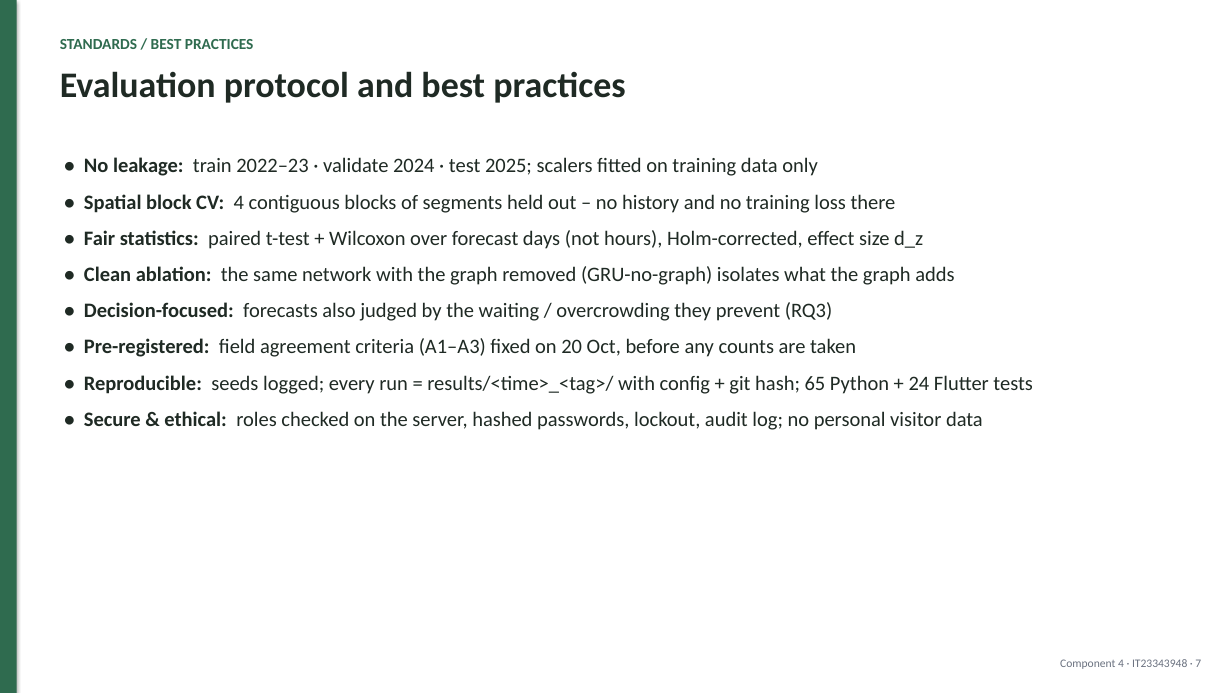
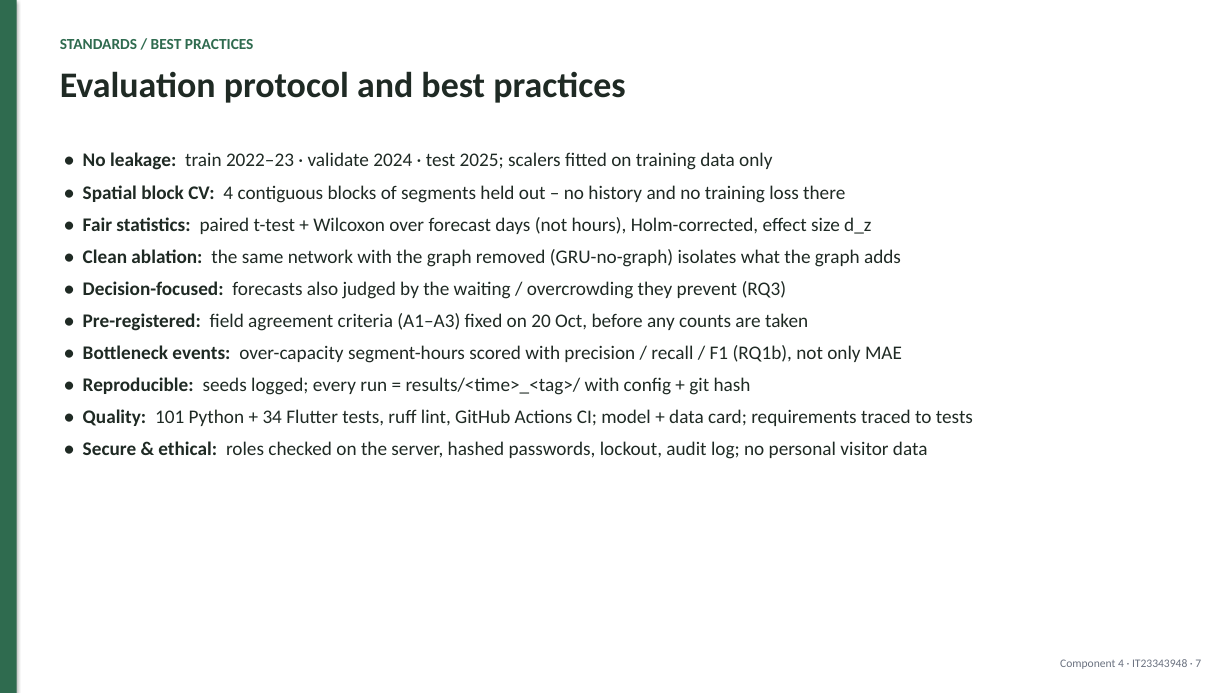
Before and after one commit to mirshadahamed/Decentralized-Hiking-AI, a slide deck: slide 7 of research/component_4/docs/slides/PP1_Component4.pptx. Drawn at 1232x693 pixels with LibreOffice and Linux fonts; fonts in the diff are those of the drawing. Boxes give left, top, right and bottom in pixels: in the first picture for what was removed or moved away, otherwise in the second. Text is boxed around its words. In the diff, an @@ line names an element or a change of style, - is before the commit and + after.

Commit message:
PP1 slides, guide, Q&A, design, requirements and model card; old plans archived

```diff
--- a/research/component_4/docs/slides/PP1_Component4.pptx
+++ b/research/component_4/docs/slides/PP1_Component4.pptx
@@ text at <box>83,152,928,459</box>: size 16 to 15 pt in "• No leakage: train 2022–23 · validate ...", "• Spatial block CV: 4 contiguous blocks ...", "• Fair statistics: paired t-test + Wilcoxon ...", "• Clean ablation: the same network with ..." and 3 more places; less space between paragraphs @@
@@ text at <box>83,345,973,426</box>: text changed; size 16 to 15 pt @@
-• Reproducible: seeds logged; every run = results/<time>_<tag>/ with config + git hash; 65 Python + 24 Flutter tests
+• Bottleneck events: over-capacity segment-hours scored with precision / recall / F1 (RQ1b), not only MAE
+• Reproducible: seeds logged; every run = results/<time>_<tag>/ with config + git hash
+• Quality: 101 Python + 34 Flutter tests, ruff lint, GitHub Actions CI; model + data card; requirements traced to tests
```
Also in this commit, not shown: 23 other slides changed, 4 slides added, 27 other files.
